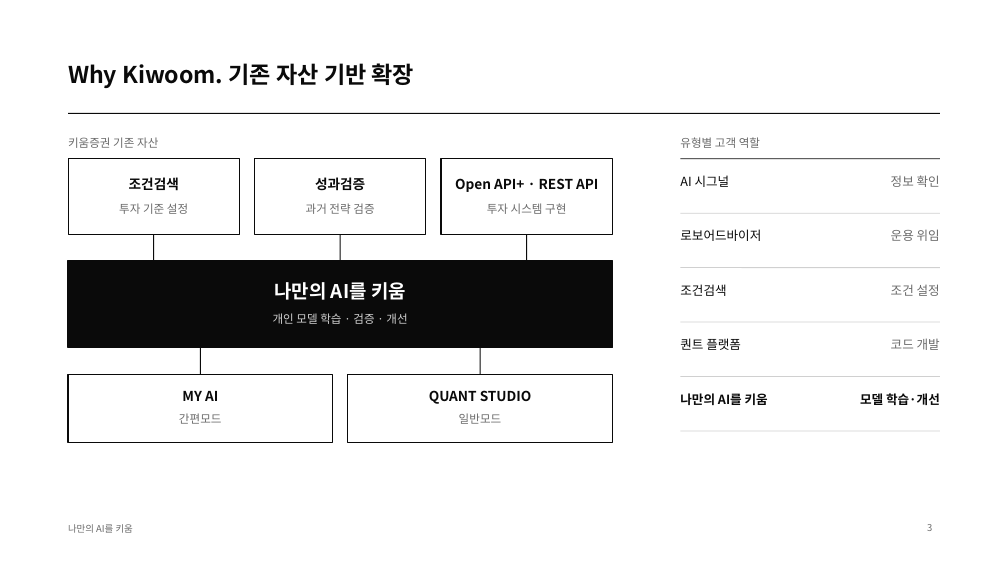
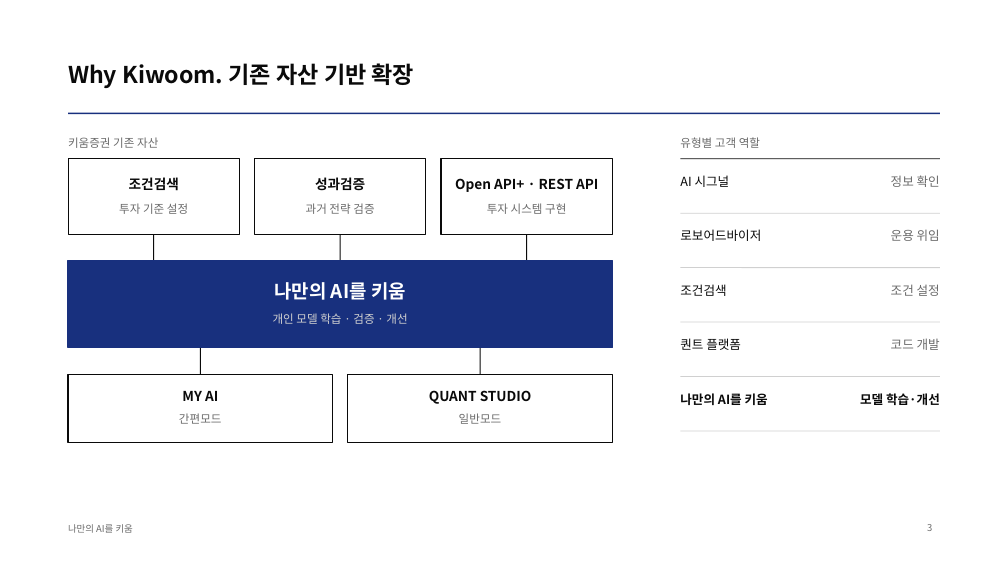
Before and after one commit to kjhoeakjy/why-kw, a slide deck: slide 3 of docs/deck/WhyKiwoom_AI_FACTORY.pptx. Drawn at 1008x567 pixels with LibreOffice and Linux fonts; fonts in the diff are those of the drawing. Boxes give left, top, right and bottom in pixels: in the first picture for what was removed or moved away, otherwise in the second. Text is boxed around its words. In the diff, an @@ line names an element or a change of style, - is before the commit and + after.

```diff
--- a/docs/deck/WhyKiwoom_AI_FACTORY.pptx
+++ b/docs/deck/WhyKiwoom_AI_FACTORY.pptx
@@ line (68, 113) - (940, 113): stroke #0A0A0A 1 pt to #18307E 1.5 pt @@
@@ rectangle at (68, 261, 613, 348): fill #0A0A0A to #18307E; outline #0A0A0A 1 pt to #18307E 1 pt @@
```
Also in this commit, not shown: 4 other slides changed, 7 other files.
